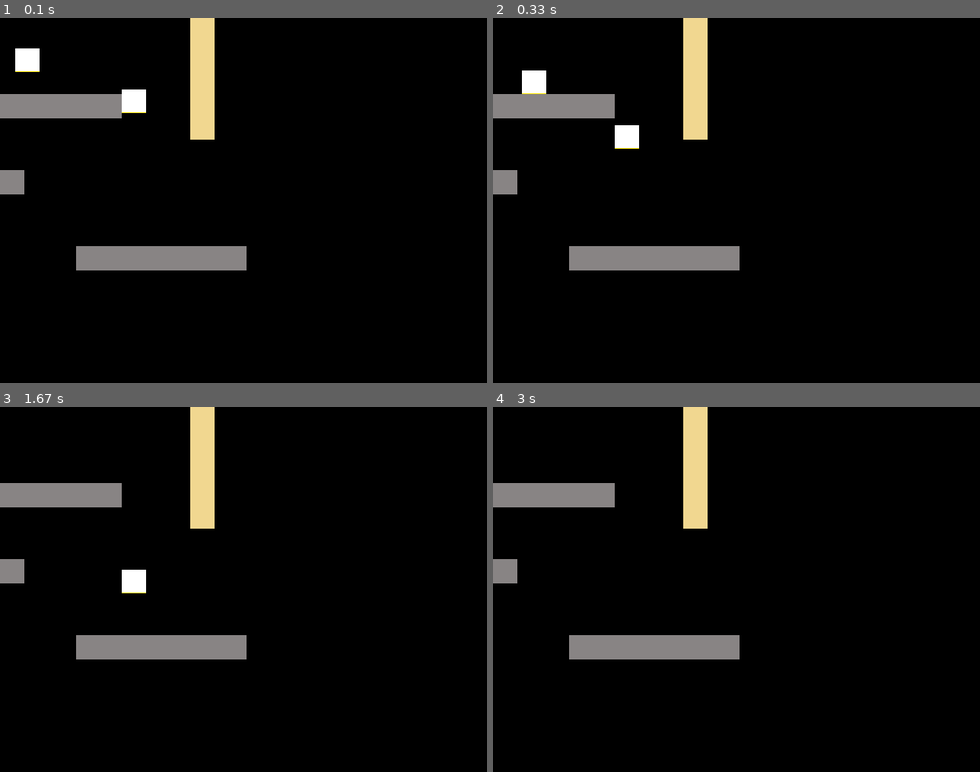
Above: before the commit, frames 1-4 (two rows, left to right).
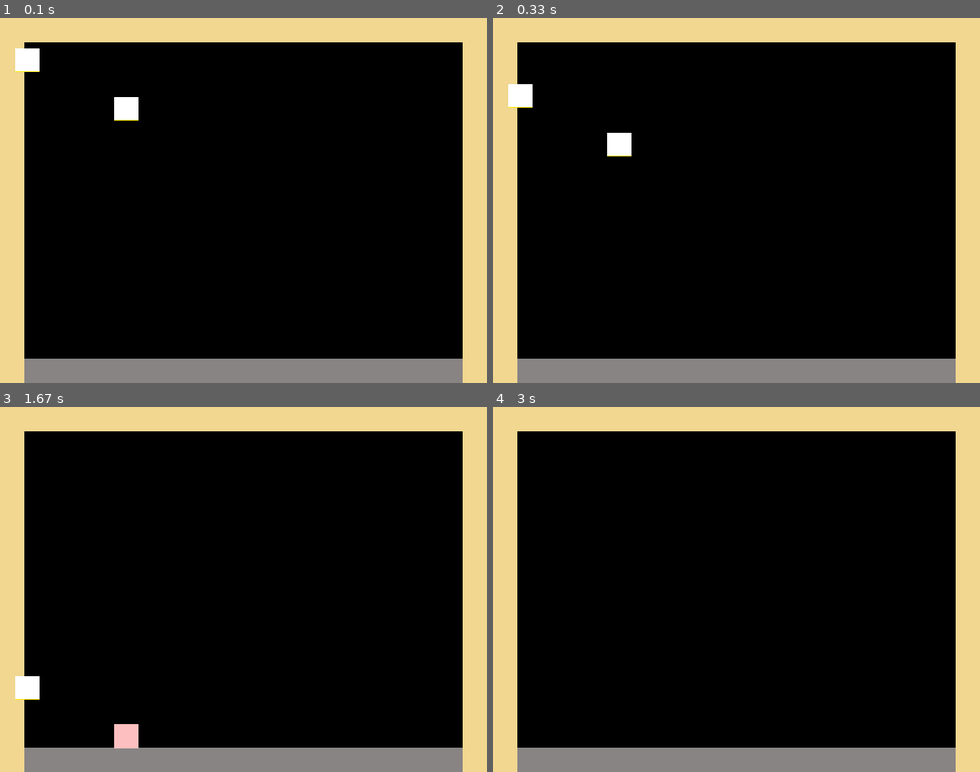
Above: after the commit, the same moments.

Repository: tmakowski/lemmings
Game: pygame game, started from pygame_test.py
Same seed, same stepped clock (60 frames per second), same inputs: the game is played once before the commit and once after it.
Inputs:
- Up to frame 1 (0.1 s): no input
- Up to frame 2 (0.33 s): no input
- Up to frame 3 (1.67 s): no input
- Up to frame 4 (3 s): no input

The runs differ from the first frame. In frame 1, 27% of the frame differs, in the area x 0-100%, y 0-100%; in frame 2, 27%; in frame 3, 28%; in frame 4, 27%.

Commit message:
level generator implementation

Diff:
--- /dev/null
+++ b/level_generator.py
@@ -0,0 +1,31 @@
+"""
+The purpose of this module is translating text visualization of the map to the proper objects.
+"""
+from classes.objects import *
+from global_variables import *
+
+
+DICT_CODE_TO_OBJ = {"W": Wall, "F": Floor}
+
+
+def generate_level(level_layout):
+    # Variables initialization
+    objects = []
+    offset_y = 0
+    for line in level_layout:
+        # Variable used to place objects correctly
+        offset_x = -1
+        for code in line:
+            # Increasing the offset from the edge
+            offset_x += 1
+
+            # Skipping the code if it represents empty space
+            if code == " ":
+                continue
+
+            # Creating the objects
+            objects.append(DICT_CODE_TO_OBJ[code](BLOCK_SIZE * offset_x, BLOCK_SIZE * offset_y))
+
+        # Moving to the next line
+        offset_y += 1
+    return objects
--- a/pygame_test.py
+++ b/pygame_test.py
@@ -12,8 +12,33 @@
 
 # Testing only: initializing objects
 lemmings = [Lemming(20, 20), Lemming(150, 84)]
-walls = [Wall(250, 0,length_y=5)]
-floors = [Floor(100, 300, 7), Floor(0, 200), Floor(0, 100, 5)]
+#walls = [Wall(250, 0, length_y=5), Wall(250+BLOCK_SIZE*1+1, 0), Wall(250+BLOCK_SIZE*1, BLOCK_SIZE*1),
+#         Wall(0, 0), Wall(BLOCK_SIZE, BLOCK_SIZE), Wall(2*BLOCK_SIZE, 0)]
+#floors = [Floor(100, 300, 7), Floor(0, 200), Floor(0, 100, 5)]
+
+
+level = [
+    "WWWWWWWWWWWWWWWWWWWW",
+    "W                  W",
+    "W                  W",
+    "W                  W",
+    "W                  W",
+    "W                  W",
+    "W                  W",
+    "W                  W",
+    "W                  W",
+    "W                  W",
+    "W                  W",
+    "W                  W",
+    "W                  W",
+    "W                  W",
+    "WFFFFFFFFFFFFFFFFFFW"]
+#
+from level_generator import *
+objects = generate_level(level)
+floors = [obj for obj in objects if type(obj) == Floor]
+walls = [obj for obj in objects if type(obj) == Wall]
+#
 
 while True:
     for event in pygame.event.get():
@@ -42,7 +67,7 @@
     screen.fill((0, 0, 0))
 
     # Drawing all objects
-    for obj in lemmings+walls+floors:
+    for obj in objects+lemmings:
         screen.blit(obj.image, obj.rect)
 
     # Changing display to show drawn objects
